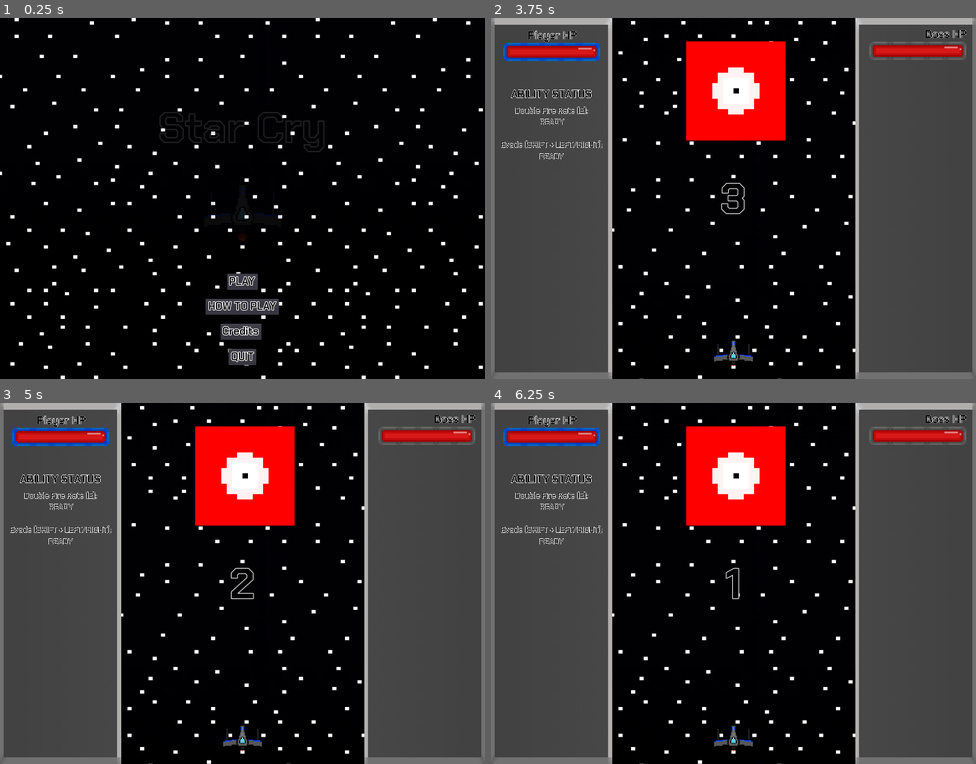
Above: before the commit, frames 1-4 (two rows, left to right).
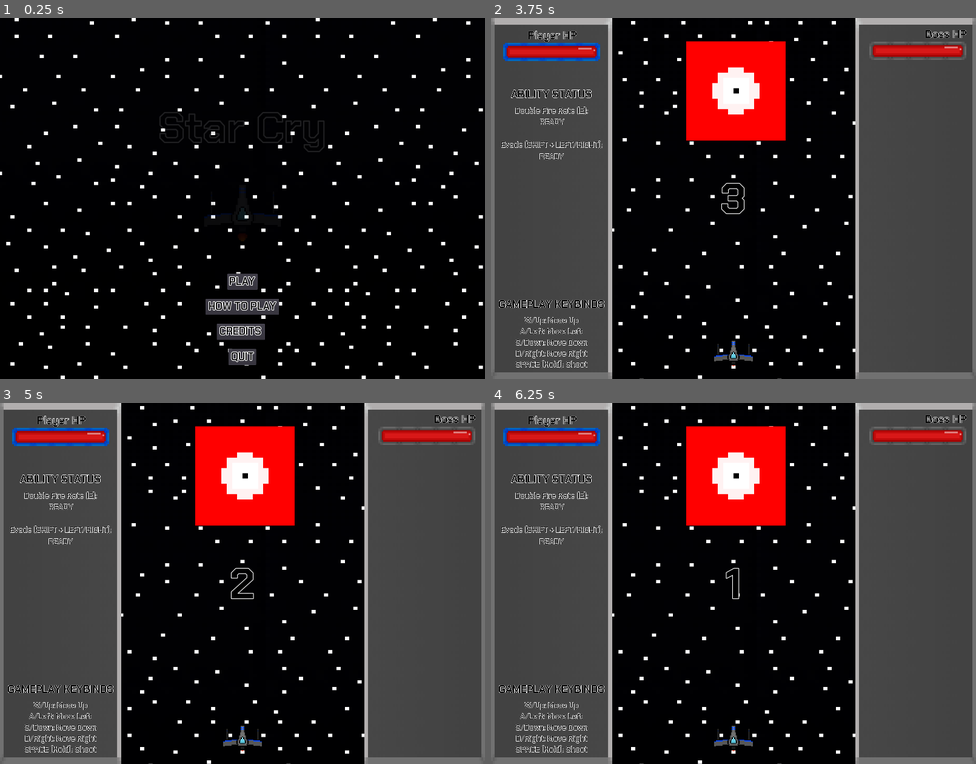
Above: after the commit, the same moments.

Repository: Cecilist/Final-BossFightBulletShooter
Game: Godot game, scene res://Menu/MainMenu.tscn
The game is run twice, just before and just after one commit, with the same random seed, the same clock (stepped at 60 frames per second) and the same inputs.
Inputs:
- Up to frame 1 (0.25 s): no input
- Up to frame 2 (3.75 s): click "HOW TO PLAY" at 0.5 s; click "BACK" at 1.25 s; click "Credits" (after the commit: "CREDITS") at 2 s; click "BACK" at 2.75 s; click "PLAY" at 3.5 s
- Up to frame 3 (5 s): tap Enter (play_game) at 4.25 s; hold D (move_right) from 4.28 s (still down); hold Shift (evade) from 4.28 s (still down)
- Up to frame 4 (6.25 s): tap Space (shoot) at 5 s; release D (move_right) at 5.03 s; release Shift (evade) at 5.03 s; hold S (move_down) 5.03-5.78 s; tap E (fire_rate_ability) at 5.1 s; hold D (move_right) from 5.78 s (still down); tap Enter (play_game) at 5.85 s

The runs differ from the first frame. In frame 1, 0.2% of the frame differs, in the area x 44-55%, y 84-90%; in frame 2, 0.9%, in the area x 1-24%, y 78-97%; in frame 3, 0.9%; in frame 4, 0.9%.

Commit message:
Clean up Instructions screen

Diff:
--- a/project/HUD/HUD.tscn
+++ b/project/HUD/HUD.tscn
@@ -39,6 +39,16 @@
 font_data = ExtResource( 6 )
 
 [sub_resource type="DynamicFont" id=7]
+size = 64
+outline_size = 2
+font_data = ExtResource( 7 )
+
+[sub_resource type="DynamicFont" id=8]
+size = 48
+outline_size = 2
+font_data = ExtResource( 6 )
+
+[sub_resource type="DynamicFont" id=9]
 size = 64
 outline_size = 2
 font_data = ExtResource( 5 )
@@ -153,6 +163,38 @@
 "_edit_use_anchors_": false
 }
 
+[node name="GameplayKeybindsHeader" type="Label" parent="PlayerHUD"]
+margin_left = -271.223
+margin_top = 1519.39
+margin_right = 389.777
+margin_bottom = 1603.39
+custom_fonts/font = SubResource( 7 )
+custom_colors/font_color = Color( 0, 0, 0, 1 )
+text = "GAMEPLAY KEYBINDS"
+align = 1
+valign = 1
+__meta__ = {
+"_edit_use_anchors_": false
+}
+
+[node name="GameplayKeybindsLabel" type="Label" parent="PlayerHUD"]
+margin_left = -161.27
+margin_top = 1592.54
+margin_right = 279.73
+margin_bottom = 1985.54
+custom_fonts/font = SubResource( 8 )
+custom_colors/font_color = Color( 0, 0, 0, 1 )
+text = "W/Up: Move Up
+A/Left: Move Left
+S/Down: Move Down
+D/Right: Move Right
+SPACE (Hold): Shoot"
+align = 1
+valign = 1
+__meta__ = {
+"_edit_use_anchors_": false
+}
+
 [node name="BossHUD" type="Node2D" parent="."]
 position = Vector2( 1294, 76 )
 scale = Vector2( 0.5, 0.5 )
@@ -177,7 +219,7 @@
 margin_top = -95.5026
 margin_right = 254.204
 margin_bottom = -11.5026
-custom_fonts/font = SubResource( 7 )
+custom_fonts/font = SubResource( 9 )
 custom_colors/font_color = Color( 0, 0, 0, 1 )
 text = "Boss HP"
 align = 1
--- a/project/Menu/Instructions.tscn
+++ b/project/Menu/Instructions.tscn
@@ -72,17 +72,12 @@
 anchor_right = 0.5
 anchor_bottom = 0.5
 margin_left = -333.0
-margin_top = -249.735
+margin_top = -374.752
 margin_right = 333.0
-margin_bottom = 287.265
+margin_bottom = 162.248
 custom_fonts/font = SubResource( 3 )
 custom_colors/font_color = Color( 0, 0, 0, 1 )
-text = "Move Up: W or UP ARROW
-Move Down: S or DOWN ARROW
-Move Left: A or LEFT ARROW
-Move Right: D or RIGHT ARROW
-Shoot: Hold SPACEBAR
-Use Double Fire Rate Ability: E
+text = "Use Double Fire Rate Ability: E
 Use Evade Ability: SHIFT + A/LEFT or D/RIGHT
 Pause/Unpause: ESCAPE
 Back to Menu: BACKSPACE
--- a/project/Menu/MainMenu.tscn
+++ b/project/Menu/MainMenu.tscn
@@ -113,6 +113,7 @@
 scale = Vector2( 0.5, 0.5 )
 frames = SubResource( 2 )
 animation = "flying"
+frame = 2
 playing = true
 
 [node name="TitleShipSprite" type="AnimatedSprite" parent="."]
@@ -175,13 +176,13 @@
 anchor_top = 0.5
 anchor_right = 0.5
 anchor_bottom = 0.5
-margin_left = -65.5
+margin_left = -77.0
 margin_top = 375.0
-margin_right = 57.5
+margin_right = 67.0
 margin_bottom = 423.0
 custom_fonts/font = SubResource( 6 )
 custom_colors/font_color = Color( 0, 0, 0, 1 )
-text = "Credits"
+text = "CREDITS"
 __meta__ = {
 "_edit_use_anchors_": false
 }
Not shown: 1 places in project/HUD/HUD.tscn that only renumber resources
